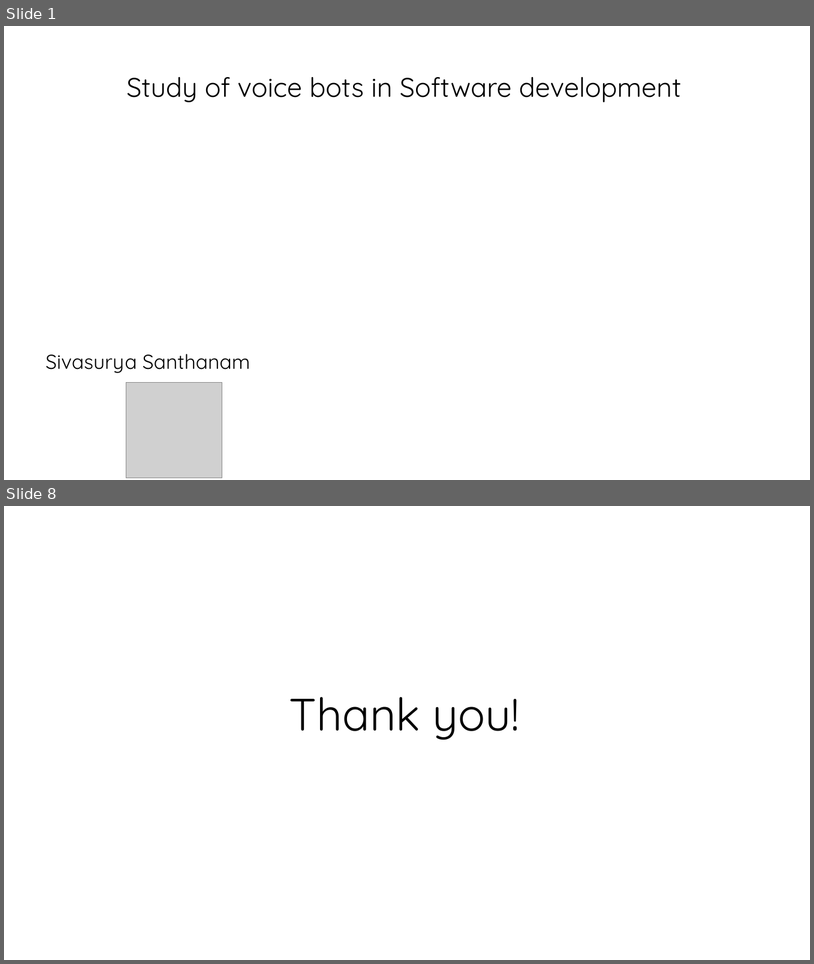
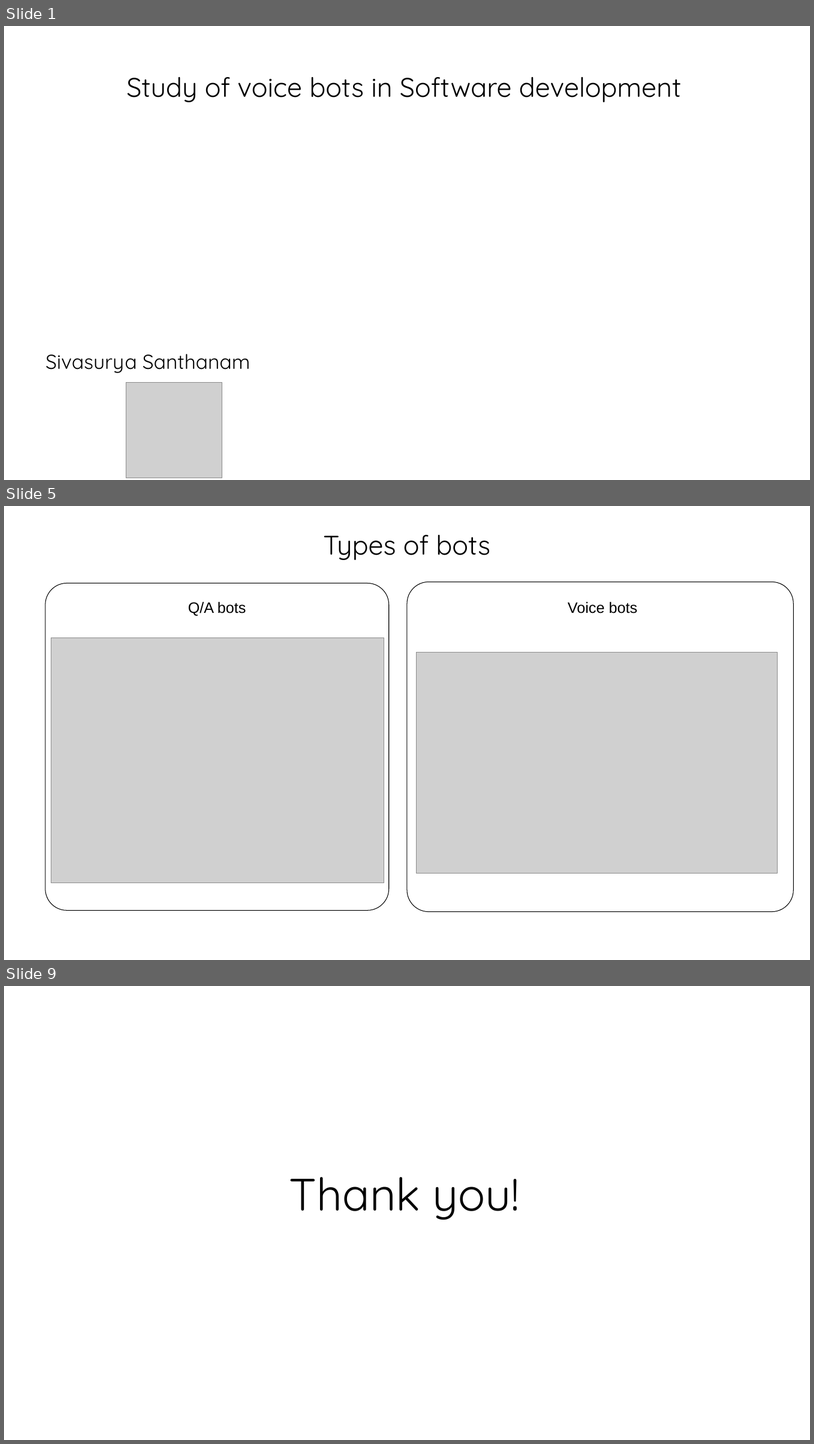
Before and after one commit to chmodsss/interviews-study, a slide deck: interview-artifacts.pptx. Shown one above the other, each under a label of ours: slides 1 and 8 before the commit, slides 1, 5 and 9 after it; the slides between them are not shown. The pictures are 814x964 and 814x1444 pixels, drawn with LibreOffice and Linux fonts; fonts in the diff are those of the drawing; grey boxes stand for pictures; background and template pictures are left out. Boxes give left, top, right and bottom in pixels: in the first picture for what was removed or moved away, otherwise in the second. Text is boxed around its words. In the diff, an @@ line names an element or a change of style, - is before the commit and + after.

```diff
--- a/interview-artifacts.pptx
+++ b/interview-artifacts.pptx
@@ slide 5 added at <box>4,506,810,960</box>, background #FFFFFF @@
@@ title added at <box>323,535,491,560</box>, 32 pt, text #000000 @@
+Types of bots
@@ rounded rectangle added at <box>45,583,389,910</box>, outline #000000 0.75 pt @@
@@ rounded rectangle added at <box>407,582,794,911</box>, outline #000000 0.75 pt @@
@@ text added at <box>188,601,246,616</box>, 18 pt, text #000000 @@
+Q/A bots
@@ text added at <box>568,601,638,613</box>, 18 pt, text #000000 @@
+Voice bots
@@ picture added at <box>51,638,384,883</box> @@
@@ picture added at <box>417,652,778,873</box> @@
@@ what was slide 8 is now slide 9 @@
```
Also in this commit, not shown: 2 slides changed, 4 other slides added, 4 slides removed, 1 other file.
